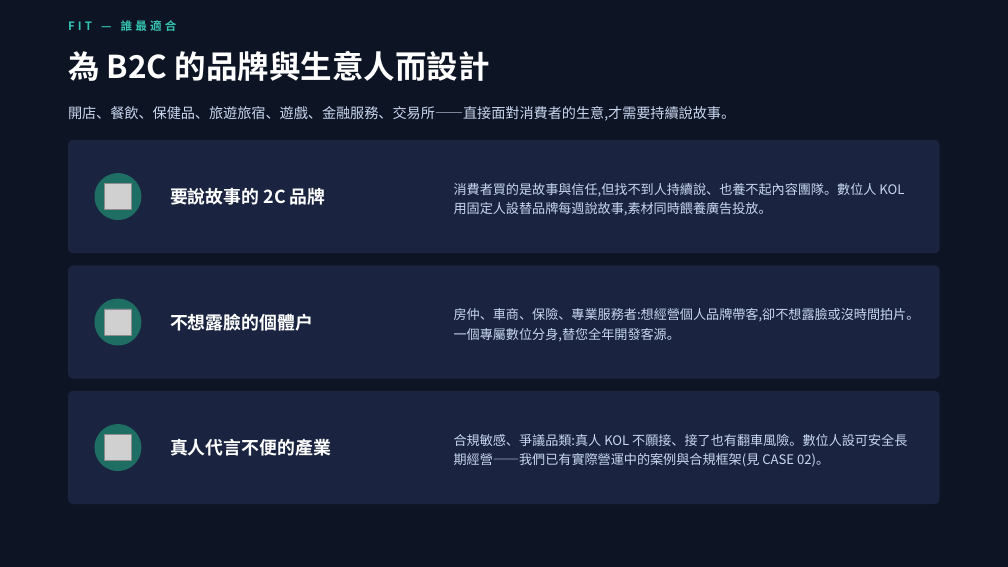
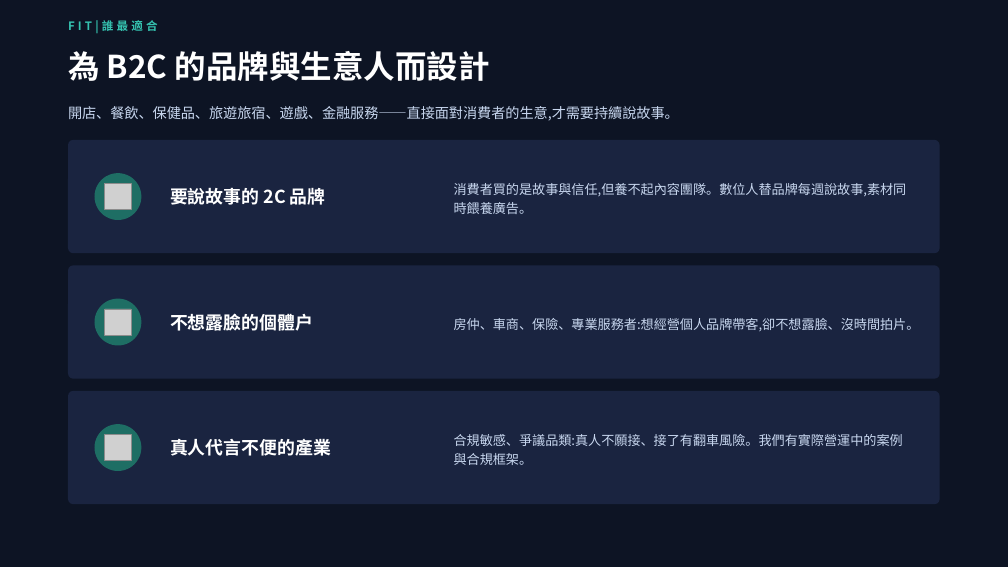
Before and after one commit to pennyhuang-oss/Virtual_KOL_Studio, a slide deck: slide 11 of business/數位人KOL-對外提案簡報.pptx (slide 10 before the commit). Drawn at 1008x567 pixels with LibreOffice and Linux fonts; fonts in the diff are those of the drawing; grey boxes stand for pictures. Boxes give left, top, right and bottom in pixels: in the first picture for what was removed or moved away, otherwise in the second. Text is boxed around its words. In the diff, an @@ line names an element or a change of style, - is before the commit and + after.

```diff
--- a/business/數位人KOL-對外提案簡報.pptx
+++ b/business/數位人KOL-對外提案簡報.pptx
@@ text at [68, 20, 158, 33]: text changed @@
-FIT — 誰最適合
+FIT|誰最適合
@@ text at [68, 106, 679, 121]: text changed @@
-開店、餐飲、保健品、旅遊旅宿、遊戲、金融服務、交易所——直接面對消費者的生意,才需要持續說故事。
+開店、餐飲、保健品、旅遊旅宿、遊戲、金融服務——直接面對消費者的生意,才需要持續說故事。
@@ text at [454, 183, 907, 214]: text changed @@
-消費者買的是故事與信任,但找不到人持續說、也養不起內容團隊。數位人 KOL 用固定人設替品牌每週說故事,素材同時餵養廣告投放。
+消費者買的是故事與信任,但養不起內容團隊。數位人替品牌每週說故事,素材同時餵養廣告。
@@ text at [454, 318, 920, 331]: text changed @@
-房仲、車商、保險、專業服務者:想經營個人品牌帶客,卻不想露臉或沒時間拍片。一個專屬數位分身,替您全年開發客源。
+房仲、車商、保險、專業服務者:想經營個人品牌帶客,卻不想露臉、沒時間拍片。
@@ text at [454, 434, 903, 465]: text changed @@
-合規敏感、爭議品類:真人 KOL 不願接、接了也有翻車風險。數位人設可安全長期經營——我們已有實際營運中的案例與合規框架(見 CASE 02)。
+合規敏感、爭議品類:真人不願接、接了有翻車風險。我們有實際營運中的案例與合規框架。
```
Also in this commit, not shown: 14 other slides changed, 1 slide added, 2 other files.
